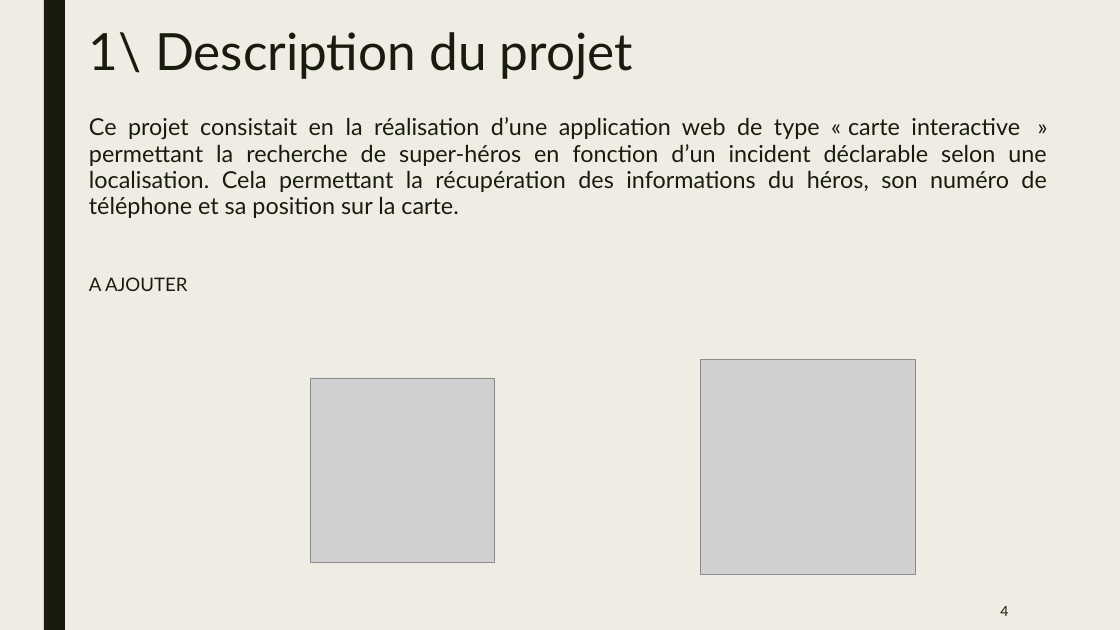
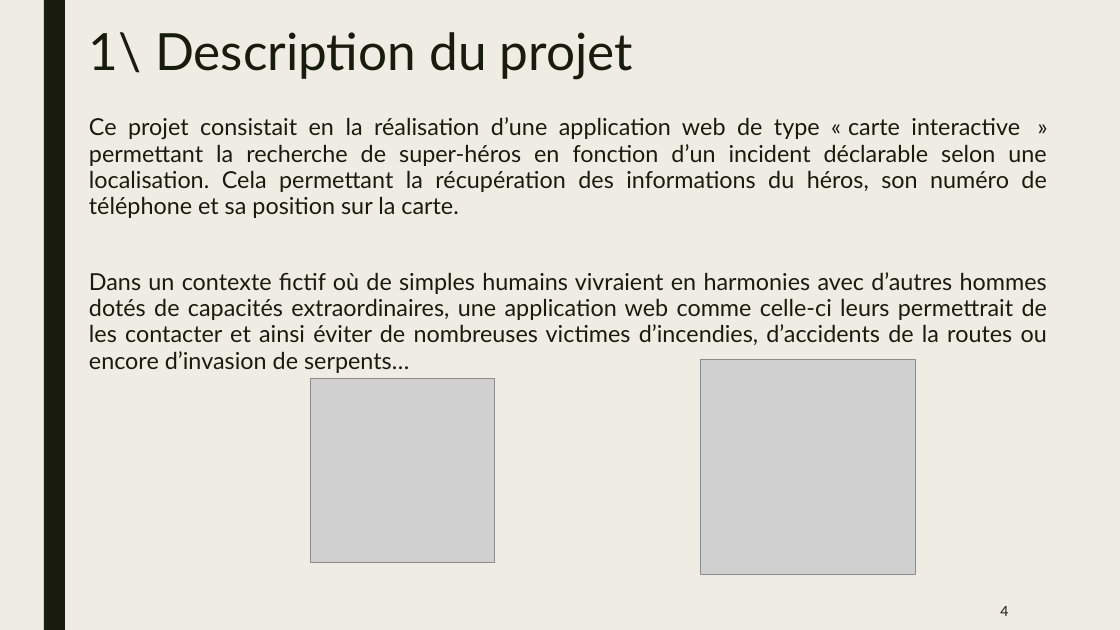
Before and after one commit to MaxenceVandekerckhove/super_hero, a slide deck: slide 4 of Documentation/PowerMap.pptx. Drawn at 1120x630 pixels with LibreOffice and Linux fonts; fonts in the diff are those of the drawing; grey boxes stand for pictures. Boxes give left, top, right and bottom in pixels: in the first picture for what was removed or moved away, otherwise in the second. Text is boxed around its words. In the diff, an @@ line names an element or a change of style, - is before the commit and + after.

Commit message:
PPT

```diff
--- a/Documentation/PowerMap.pptx
+++ b/Documentation/PowerMap.pptx
@@ text at box(89, 272, 1047, 373): text changed; size 16 to 20 pt @@
-A AJOUTER
+Dans un contexte fictif où de simples humains vivraient en harmonies avec d’autres hommes dotés de capacités extraordinaires, une application web comme celle-ci leurs permettrait de les contacter et ainsi éviter de nombreuses victimes d’incendies, d’accidents de la routes ou encore d’invasion de serpents…
```
Also in this commit, not shown: 1 other slide changed, 4 slides added.
